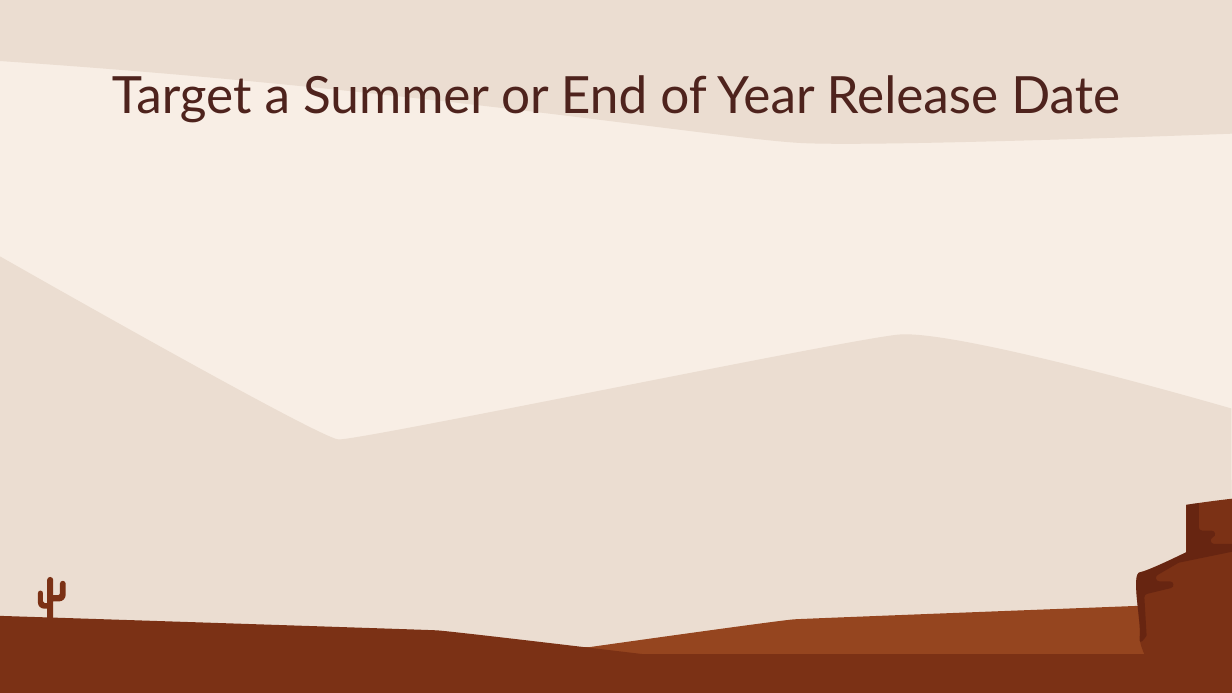
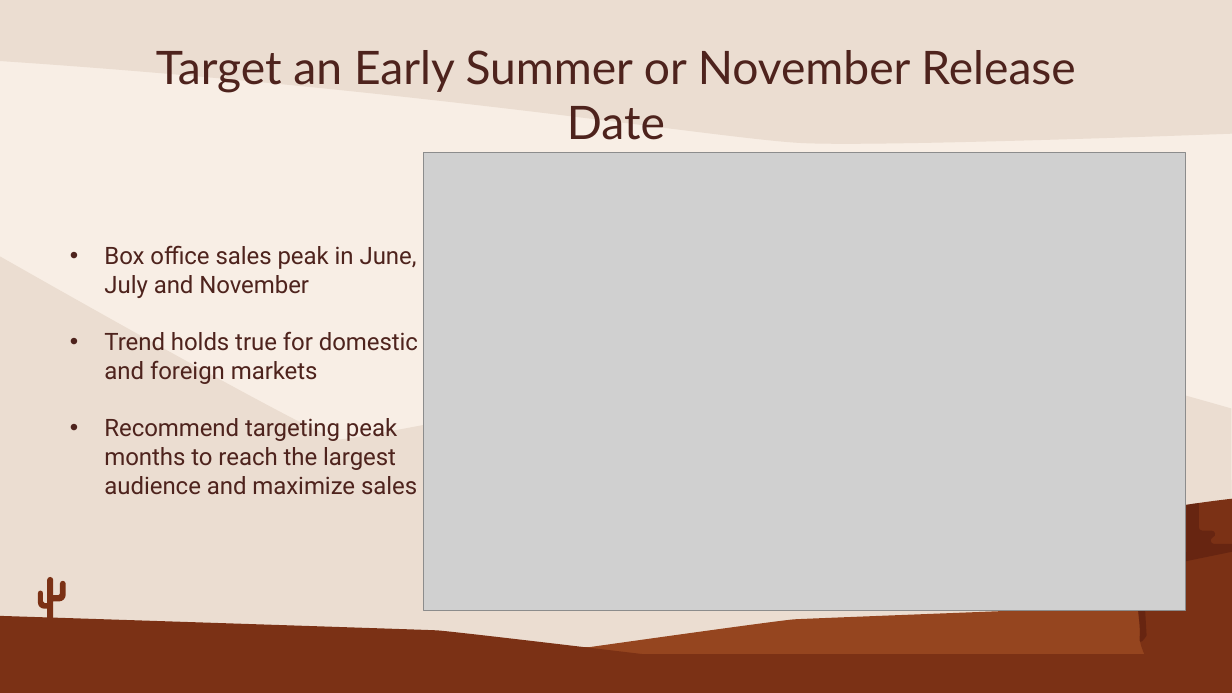
Before and after one commit to michael-pozo/Movie-Data-Analysis-, a slide deck: slide 5 of Movie Industry Analysis .pptx. Drawn at 1232x693 pixels with LibreOffice and Linux fonts; fonts in the diff are those of the drawing; grey boxes stand for pictures. Boxes give left, top, right and bottom in pixels: in the first picture for what was removed or moved away, otherwise in the second. Text is boxed around its words. In the diff, an @@ line names an element or a change of style, - is before the commit and + after.

```diff
--- a/Movie Industry Analysis .pptx
+++ b/Movie Industry Analysis .pptx
@@ title at <box>156,50,1075,140</box>: text changed; size 40 to 36 pt @@
-Target a Summer or End of Year Release Date
+Target an Early Summer or November Release Date
@@ picture added at <box>423,153,1186,611</box> @@
@@ subtitle added at <box>104,245,418,495</box>, 18.7 pt, text #4E231D @@
+• Box office sales peak in June, July and November
+• Trend holds true for domestic and foreign markets
+• Recommend targeting peak months to reach the largest audience and maximize sales
```
Also in this commit, not shown: 2 slides added, 3 slides removed, 4 other files.
